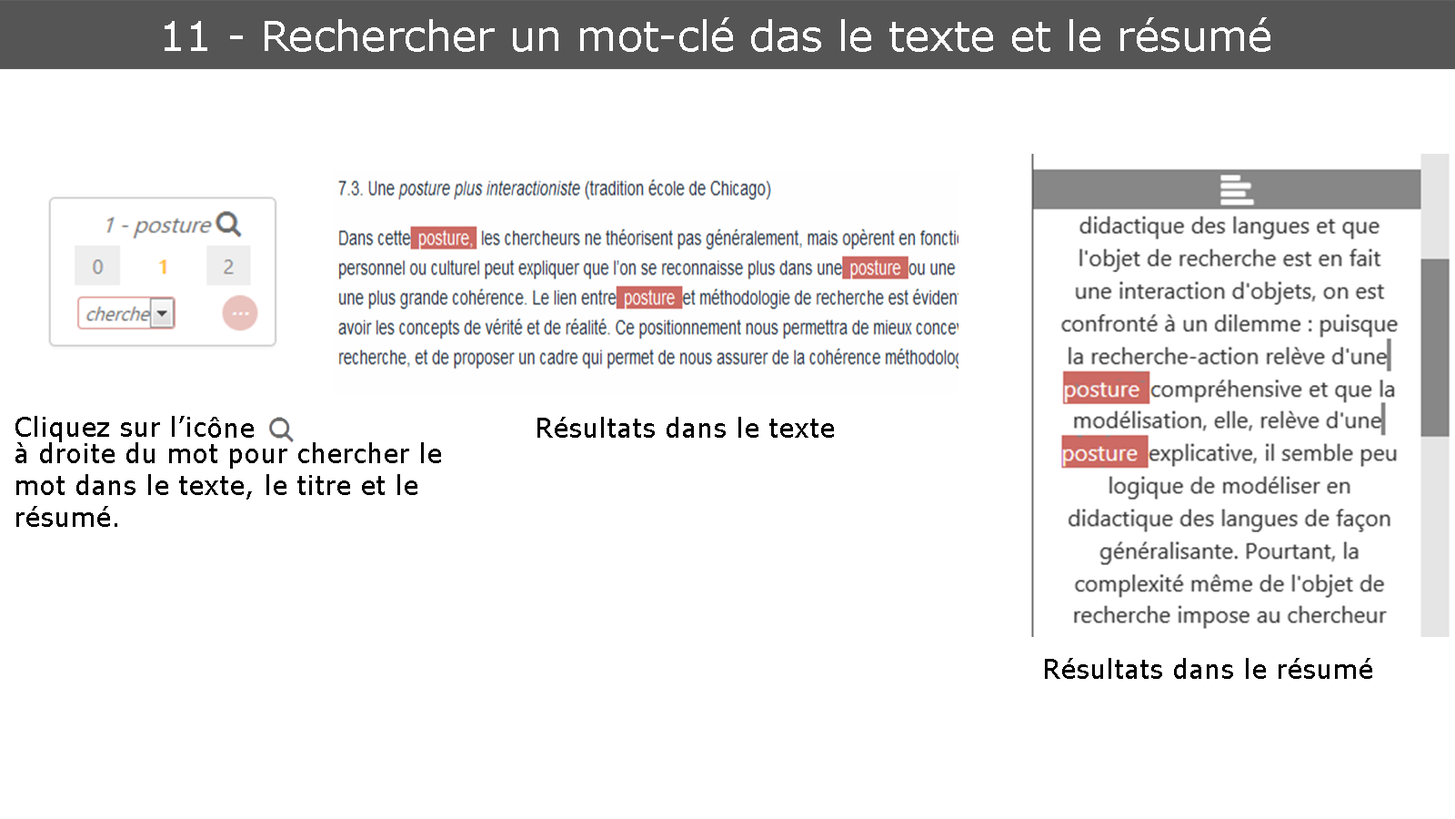
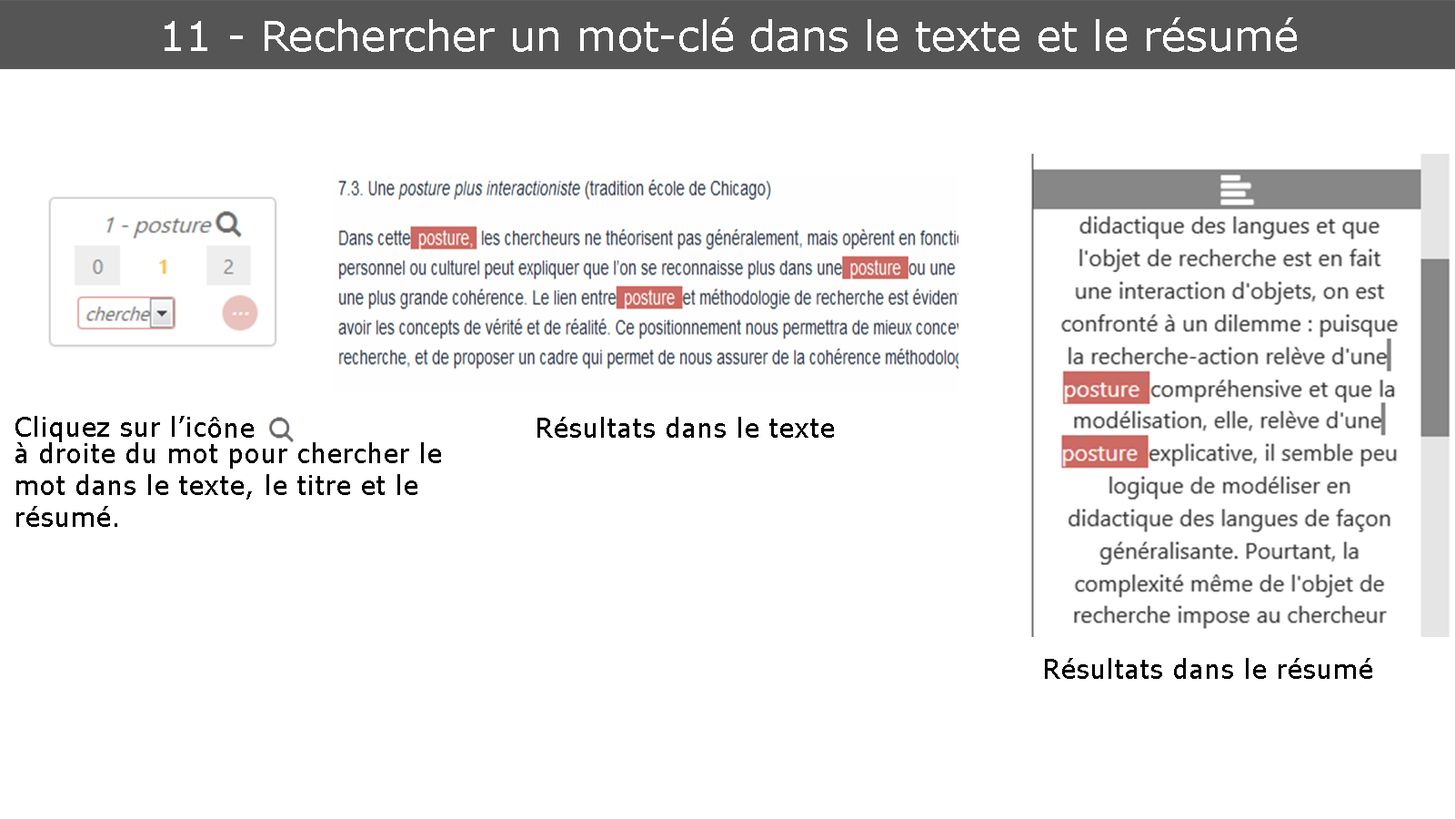
Layered file, before and after one edit (1455px x 819px). Changes by layer:
renamed "11 - Rechercher un mot-clé das le texte et le résumé" to "11 - Rechercher un mot-clé dans le texte et le résumé", painted on it over [803, 17, 1298, 52]
